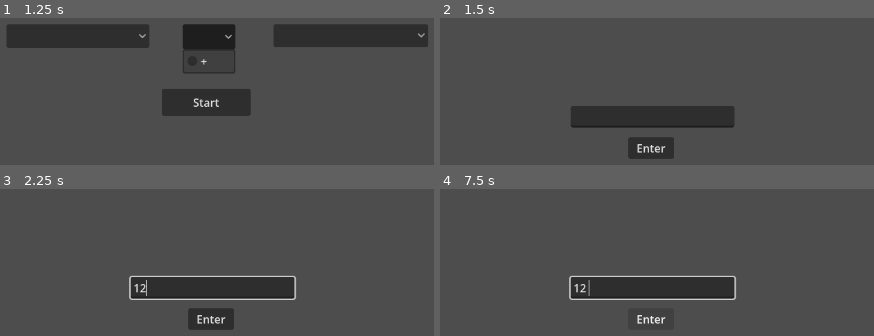
Above: before the commit, frames 1-4 (two rows, left to right).
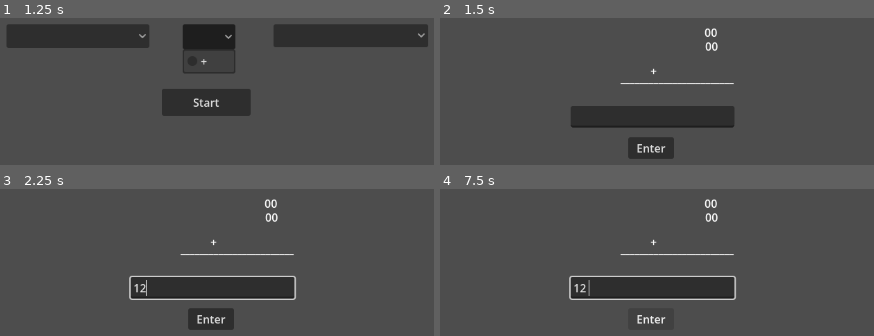
Above: after the commit, the same moments.

Repository: Gushenp/the_math
Game: Godot game, scene res://objetos/inicio.tscn
Same seed, same stepped clock (60 frames per second), same inputs: the game is played once before the commit and once after it.
Inputs (mouse positions are in pixels of both pictures, inside the frame that each line leads up to):
- Up to frame 1 (1.25 s): click (208, 37) at 0.5 s
- Up to frame 2 (1.5 s): click "Start" at 1.25 s
- Up to frame 3 (2.25 s): click (212, 287) at 2.02 s; type "12" at 2.1 s
- Up to frame 4 (7.5 s): click "Enter" at 2.75 s; click "Enter" at 3.5 s; click "Enter" at 4.25 s; tap Enter at 5, 6.5 s; tap Keypad Enter (enter) every 0.75 s from 5.1 to 7.35 s; tap Space at 5.75, 7.25 s

Frame 1 is identical in both runs. In frame 2, 0.4% of the frame differs, in the area x 41-68%, y 6-45%; in frame 3, 0.4%; in frame 4, 0.4%.
Error before the commit: Invalid type in function 'randi_range' in base 'RandomNumberGenerator'. Cannot convert argument 1 from Nil to int. (res://scripts/interface.gd:46)
Error after the commit: Invalid type in function 'randi_range' in base 'RandomNumberGenerator'. Cannot convert argument 1 from Nil to int. (res://scripts/interface.gd:43)

Commit message:
Adição de atualização visual

Diff:
--- a/objetos/Jogo.tscn
+++ b/objetos/Jogo.tscn
@@ -40,4 +40,36 @@
 text = "Enter
 "
 
+[node name="Campo1" type="Label" parent="." unique_id=455592511]
+layout_mode = 0
+offset_left = 651.0
+offset_top = 191.0
+offset_right = 691.0
+offset_bottom = 214.0
+text = "00"
+
+[node name="Campo2" type="Label" parent="." unique_id=1451926774]
+layout_mode = 0
+offset_left = 652.0
+offset_top = 211.0
+offset_right = 692.0
+offset_bottom = 234.0
+text = "00"
+
+[node name="Label" type="Label" parent="." unique_id=871568491]
+layout_mode = 0
+offset_left = 530.0
+offset_top = 257.0
+offset_right = 694.0
+offset_bottom = 280.0
+text = "________________________"
+
+[node name="Operacao" type="Label" parent="." unique_id=102305910]
+layout_mode = 0
+offset_left = 573.0
+offset_top = 247.0
+offset_right = 613.0
+offset_bottom = 270.0
+text = "+"
+
 [connection signal="pressed" from="Button" to="." method="_on_button_pressed"]
--- a/scripts/interface.gd
+++ b/scripts/interface.gd
@@ -1,19 +1,16 @@
 extends Control
 
 @onready var campoDeEntrada = $LineEdit
+@onready var campo1View = $Campo1
+@onready var campo2View = $Campo2
+@onready var OperacaoView = $Operacao
 
 func _ready() -> void:
 	cacularResultadoEsperado()
 	pass
 
 func _process(delta: float) -> void:
-	#enterPressionado()
 	calcularAcerto()
-
-
-func enterPressionado():
-	if Input.is_action_just_pressed("enter"):
-		calcularAcerto()
 
 
 func retornarQuantidadeCasaMax(value):
@@ -46,6 +43,8 @@
 	var numero1 = randi_range(numeroMin1, numeroMax1)
 	var numero2 = randi_range(numeroMin2, numeroMax2)
 
+	atualizarVisual(numero1, numero2)
+
 	if (Dados.operacaoID == 0):
 		resultado = numero1 + numero2
 
@@ -63,3 +62,10 @@
 			cacularResultadoEsperado()
 
 		campoDeEntrada.grab_focus()
+
+func atualizarVisual(numero1, numero2):
+	campo1View.text = str(numero1)
+	campo2View.text = str(numero2)
+
+	if (Dados.operacaoID == 0):
+		OperacaoView.text = "+"
